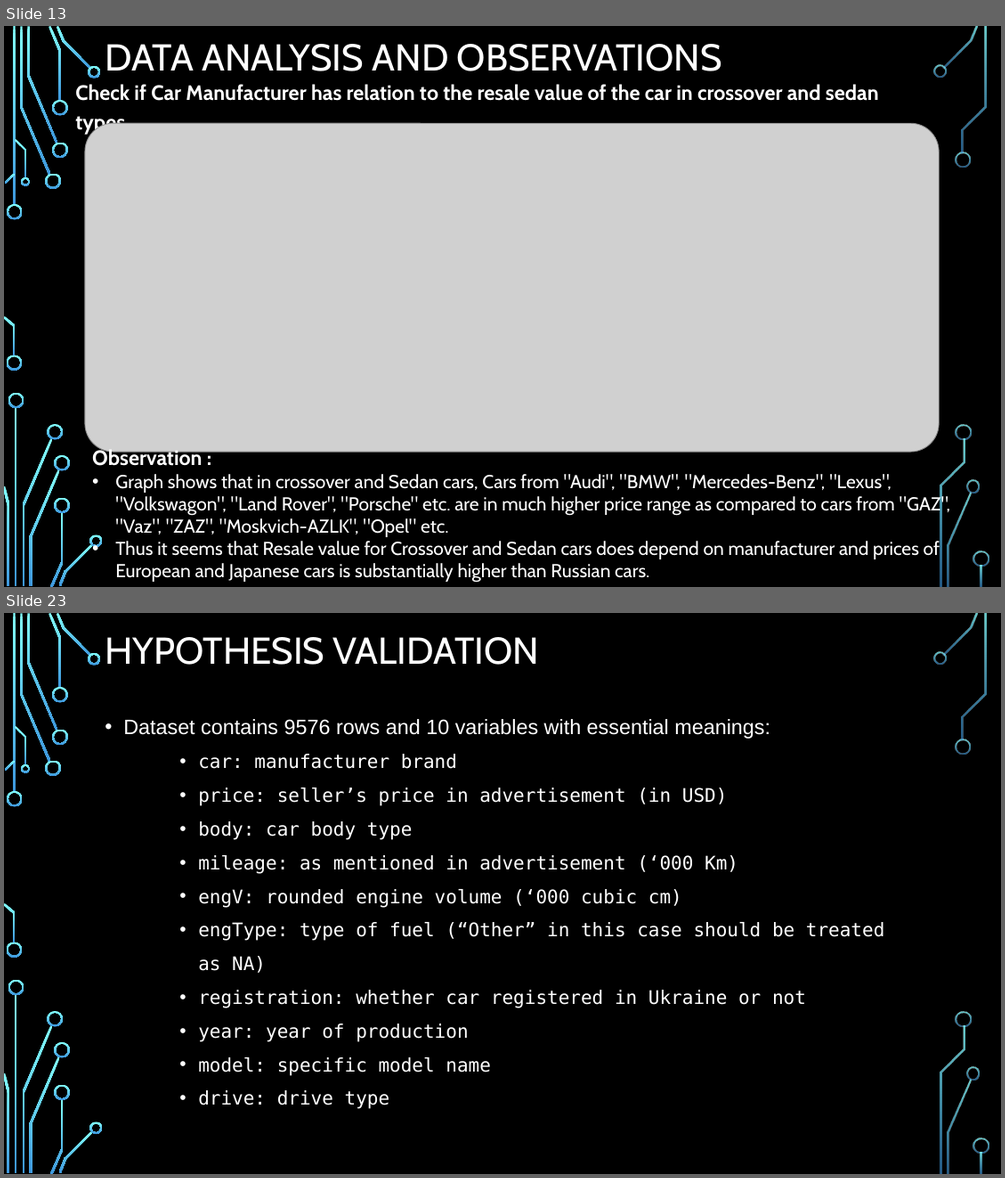
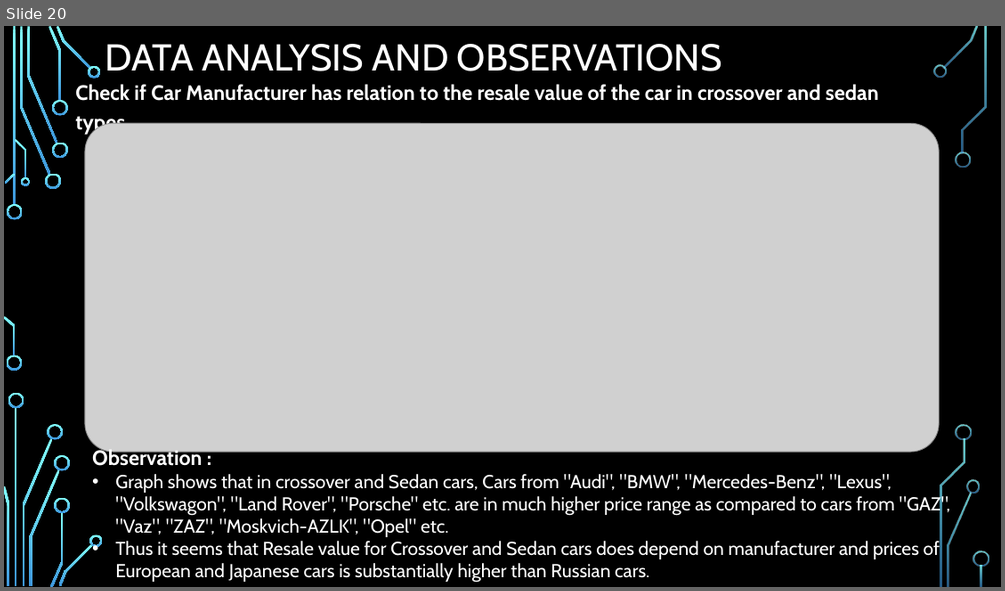
Before and after one commit to dhp6106/insaid-projects, a slide deck: term1/projects/CarSales/Term1-EDAProject-CarSales-DhavalParikh.pptx. Shown one above the other, each under a label of ours: slides 13 and 23 before the commit, slide 20 after it; the slides between them are not shown. The pictures are 1005x1178 and 1005x591 pixels, drawn with LibreOffice and Linux fonts; fonts in the diff are those of the drawing; grey boxes stand for pictures; background and template pictures are left out. Boxes give left, top, right and bottom in pixels: in the first picture for what was removed or moved away, otherwise in the second. Text is boxed around its words. In the diff, an @@ line names an element or a change of style, - is before the commit and + after.

```diff
--- a/term1/projects/CarSales/Term1-EDAProject-CarSales-DhavalParikh.pptx
+++ b/term1/projects/CarSales/Term1-EDAProject-CarSales-DhavalParikh.pptx
@@ slide 23 removed at (4, 613, 1001, 1174), background picture (left out); not listed: 36 template elements that a slide beside it also shows @@
@@ title removed at (105, 637, 539, 665) @@
-HYPOTHESIS VALIDATION
@@ text removed at (123, 719, 884, 1109) @@
-• Dataset contains 9576 rows and 10 variables with essential meanings:
-    • car: manufacturer brand
-    • price: seller’s price in advertisement (in USD)
-    • body: car body type
-    • mileage: as mentioned in advertisement (‘000 Km)
-    • engV: rounded engine volume (‘000 cubic cm)
-    • engType: type of fuel (“Other” in this case should be treated as NA)
-    • registration: whether car registered in Ukraine or not
-    • year: year of production
-    • model: specific model name
-    • drive: drive type
@@ what was slide 13 is now slide 20 @@
```
Also in this commit, not shown: 6 slides changed, 10 slides added, 7 other slides removed, 8 other files.
